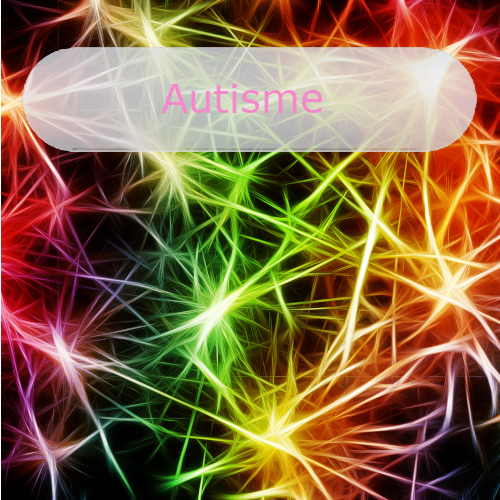
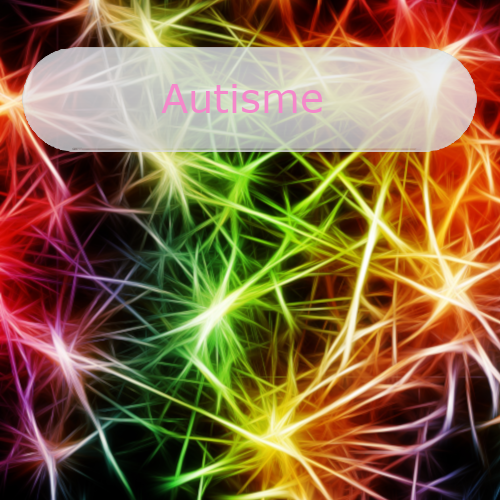
Layer changes from the first 500 × 500 image to the second:
painted on "Autisme copy" over [left=0, top=0, right=500, bottom=500]
